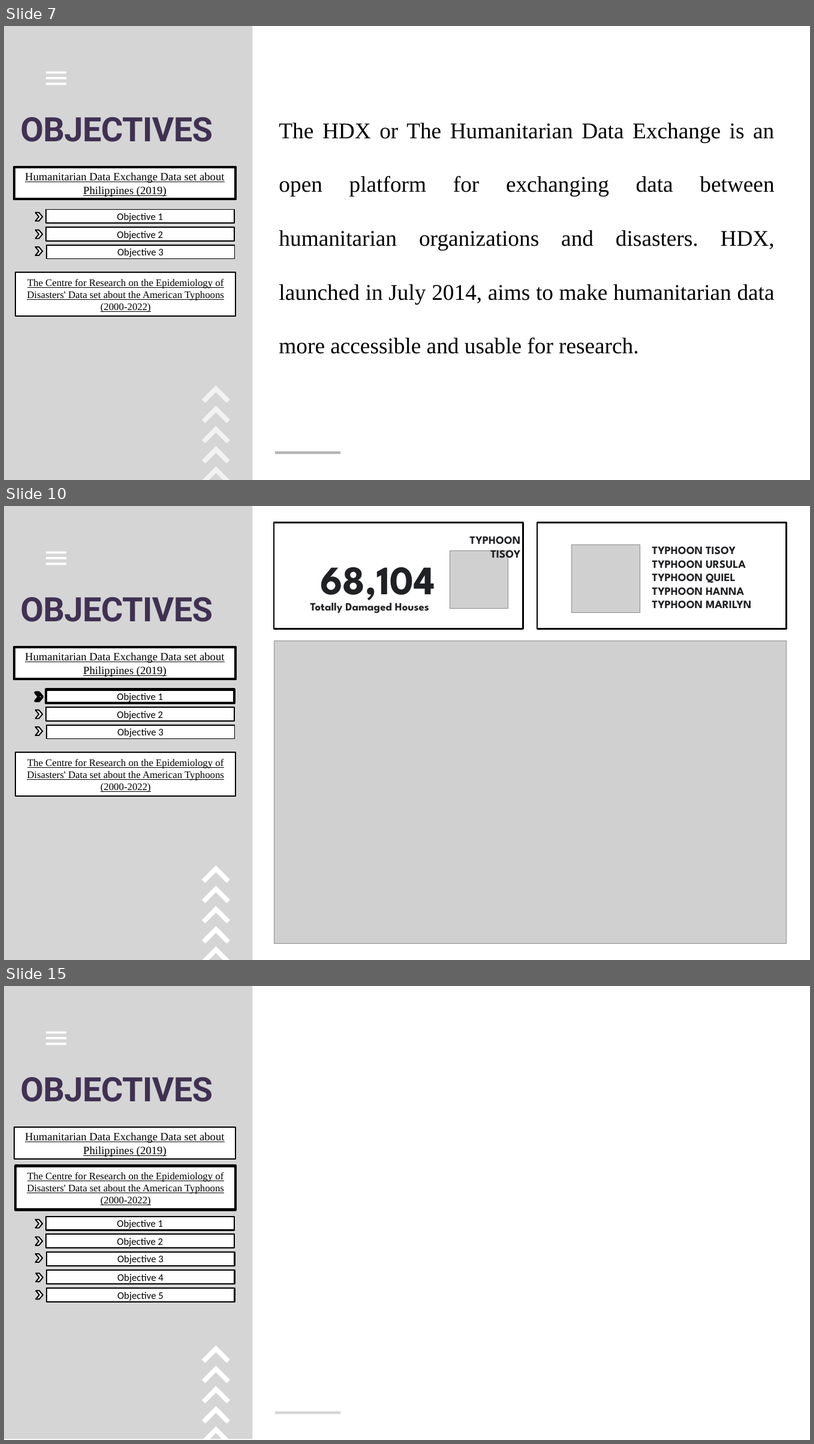
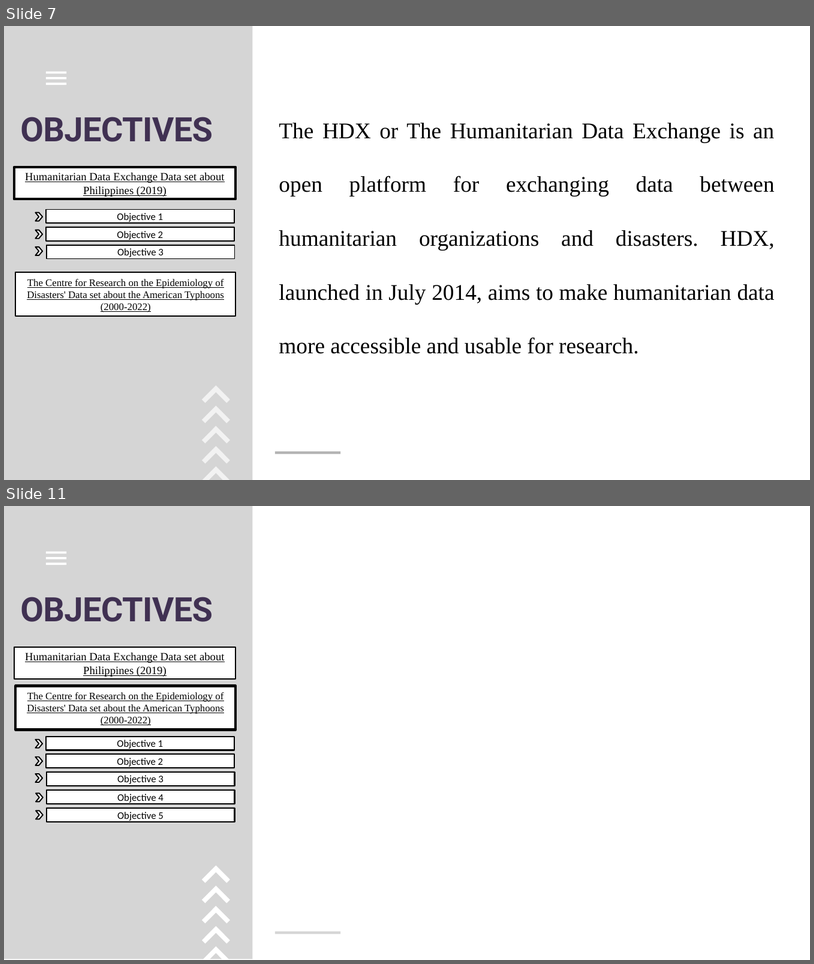
Before and after one commit to GEA960/ITBA-3207_TeamTyphoonAnalysts, a slide deck: Final PPT presentation.pptx. Shown one above the other, each under a label of ours: slides 7, 10 and 15 before the commit, slides 7 and 11 after it; the slides between them are not shown. The pictures are 814x1444 and 814x964 pixels, drawn with LibreOffice and Linux fonts; fonts in the diff are those of the drawing; grey boxes stand for pictures. Boxes give left, top, right and bottom in pixels: in the first picture for what was removed or moved away, otherwise in the second. Text is boxed around its words. In the diff, an @@ line names an element or a change of style, - is before the commit and + after.

Commit message:
Edited the graphs for the objectives of Philippines Datasets

```diff
--- a/Final PPT presentation.pptx
+++ b/Final PPT presentation.pptx
@@ slide 10 removed at bbox=[4, 506, 810, 960], background #FFFFFF @@
@@ freeform shape removed at bbox=[4, 506, 253, 960] @@
@@ rectangle removed at bbox=[274, 523, 524, 629] @@
@@ rectangle removed at bbox=[537, 523, 786, 629] @@
@@ text removed at bbox=[470, 536, 521, 562] @@
-TYPHOON TISOY
@@ freeform shape removed at bbox=[46, 552, 66, 565] @@
@@ picture removed at bbox=[450, 550, 508, 609] @@
@@ picture removed at bbox=[572, 545, 640, 613] @@
@@ text removed at bbox=[653, 546, 752, 609] @@
-TYPHOON TISOY TYPHOON URSULA
-TYPHOON QUIEL
-TYPHOON HANNA
-TYPHOON MARILYN
@@ text removed at bbox=[320, 567, 435, 606] @@
-68,104
@@ text removed at bbox=[20, 597, 213, 622] @@
-OBJECTIVES
@@ text removed at bbox=[311, 599, 429, 613] @@
-Totally Damaged Houses
@@ rectangle removed at bbox=[14, 647, 236, 679] @@
-Humanitarian Data Exchange Data set about Philippines (2019)
@@ picture removed at bbox=[274, 640, 787, 943] @@
@@ chevron removed at bbox=[35, 692, 43, 701] @@
@@ rectangle removed at bbox=[46, 690, 234, 703] @@
-Objective 1
@@ chevron removed at bbox=[35, 709, 43, 718] @@
@@ rectangle removed at bbox=[46, 707, 234, 721] @@
-Objective 2
@@ chevron removed at bbox=[35, 727, 43, 735] @@
@@ rectangle removed at bbox=[47, 725, 234, 739] @@
-Objective 3
@@ rectangle removed at bbox=[15, 752, 236, 796] @@
-The Centre for Research on the Epidemiology of Disasters' Data set about the American Typhoons (2000-2022)
@@ freeform shape removed at bbox=[202, 865, 230, 960] @@
@@ what was slide 15 is now slide 11 @@
```
Also in this commit, not shown: 2 slides changed, 3 other slides removed.
